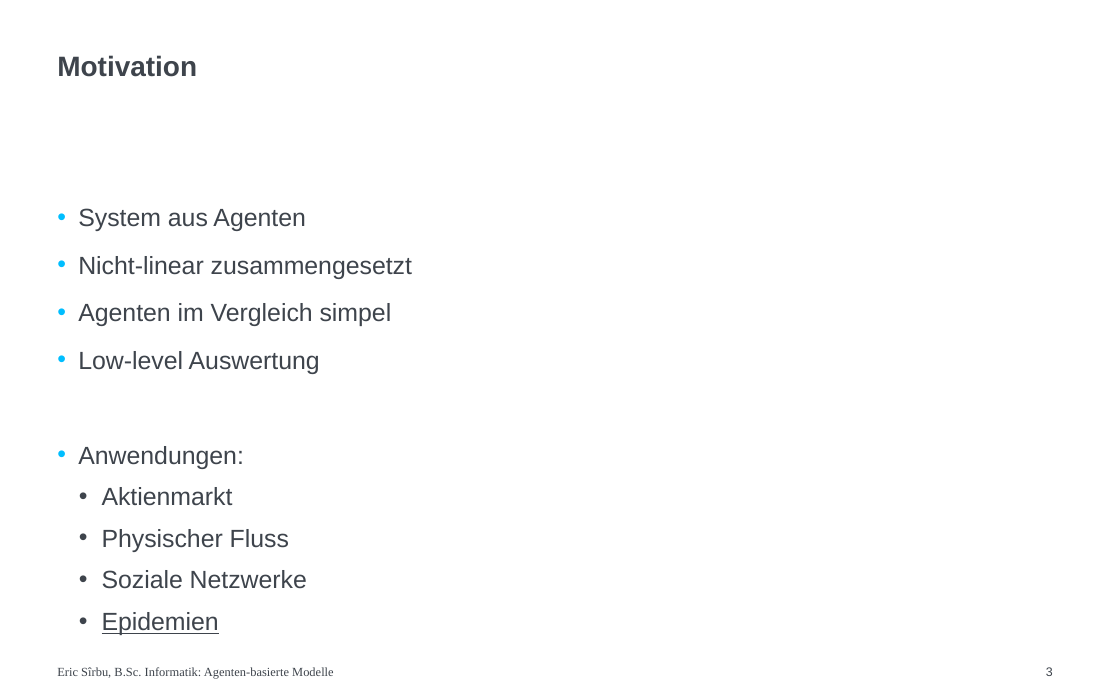
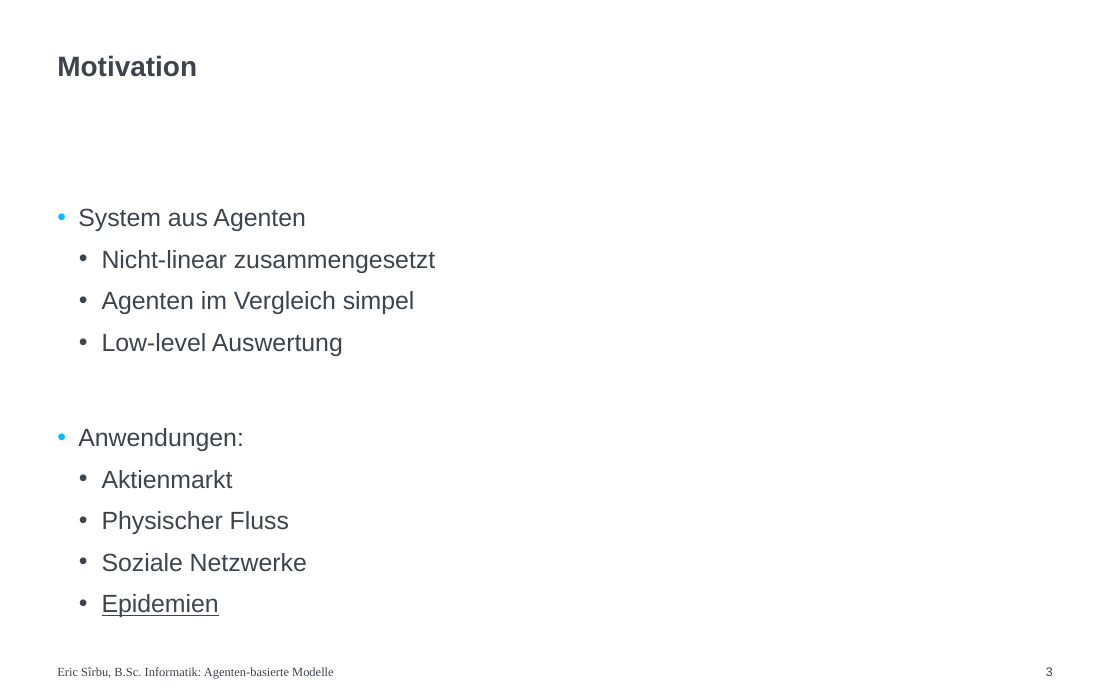
Before and after one commit to Eric-Sirbu/simple_abm, a slide deck: slide 3 of presentation/Präsentation-Agenten-basierte-Modelle.potx. Drawn at 1120x700 pixels with LibreOffice and Linux fonts; fonts in the diff are those of the drawing. Boxes give left, top, right and bottom in pixels: in the first picture for what was removed or moved away, otherwise in the second. Text is boxed around its words. In the diff, an @@ line names an element or a change of style, - is before the commit and + after.

```diff
--- a/presentation/Präsentation-Agenten-basierte-Modelle.potx
+++ b/presentation/Präsentation-Agenten-basierte-Modelle.potx
@@ text at <box>102,250,435,356</box>: list level 1 to 2 in "Nicht-linear zusammengesetzt"; bullet colour #00BEFF to #3E444C; list level 1 to 2 in "Agenten im Vergleich simpel"; list level 1 to 2 in "Low-level Auswertung" @@
```
Also in this commit, not shown: 1 other slide changed, 1 other file.
